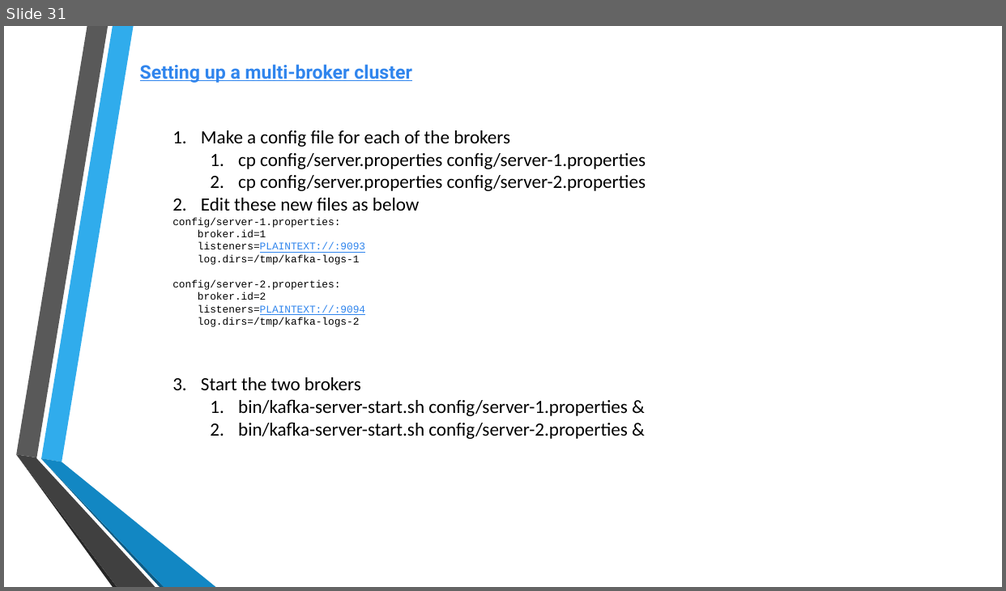
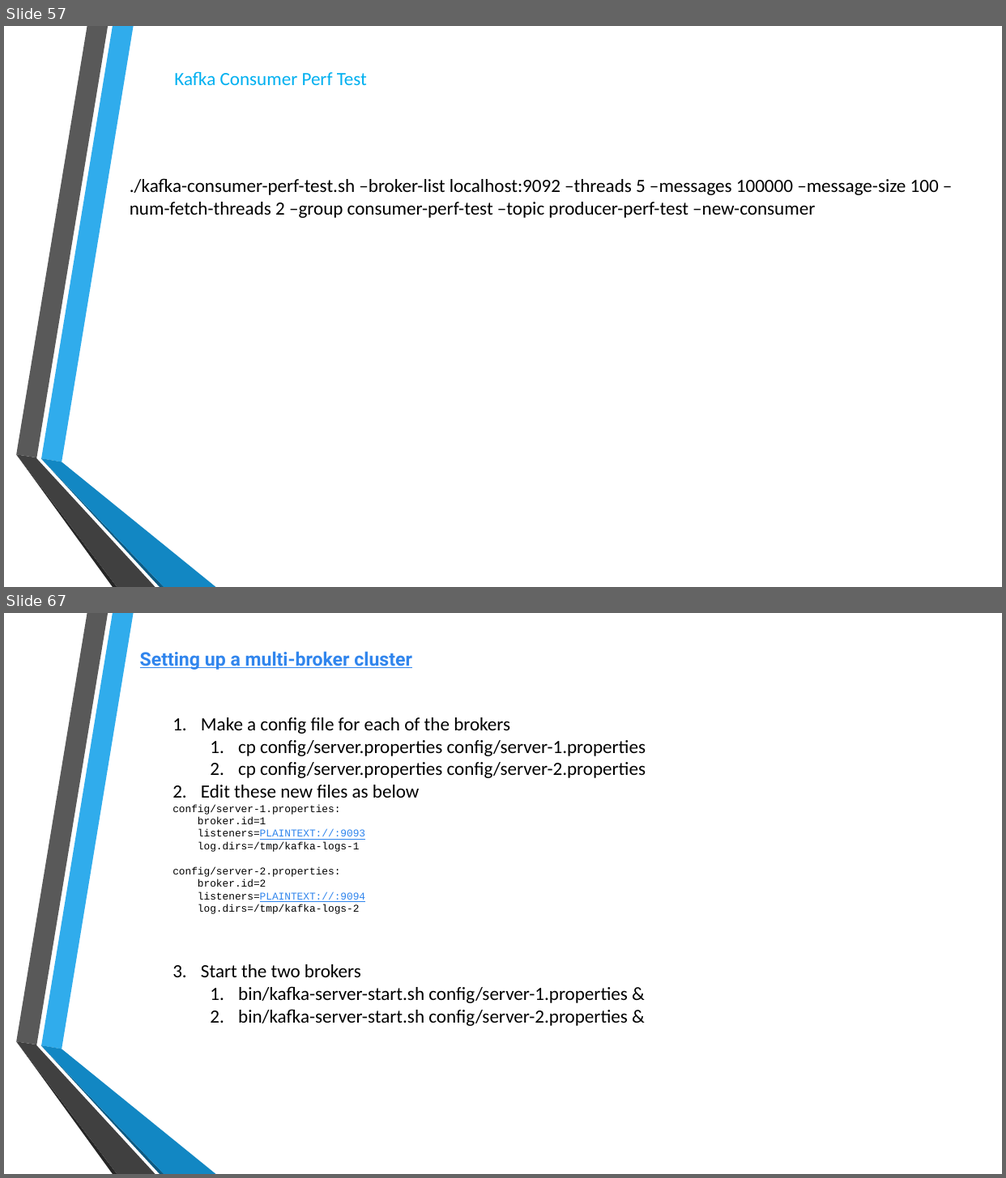
Before and after one commit to RobertLii/Tutorials, a slide deck: Kafka introduction.pptx. Shown one above the other, each under a label of ours: slide 31 before the commit, slides 57 and 67 after it; the slides between them are not shown. The pictures are 1006x591 and 1006x1178 pixels, drawn with LibreOffice and Linux fonts; fonts in the diff are those of the drawing; background and template pictures are left out. Boxes give left, top, right and bottom in pixels: in the first picture for what was removed or moved away, otherwise in the second. Text is boxed around its words. In the diff, an @@ line names an element or a change of style, - is before the commit and + after.

```diff
--- a/Kafka introduction.pptx
+++ b/Kafka introduction.pptx
@@ slide 57 added at (4,26,1002,587), background picture (left out); not listed: 6 template elements that a slide beside it also shows @@
@@ text added at (174,71,367,85), 18 pt, text #00B0F0 @@
+Kafka Consumer Perf Test
@@ text added at (130,178,939,218), 18 pt, text #000000 @@
+./kafka-consumer-perf-test.sh –broker-list localhost:9092 –threads 5 –messages 100000 –message-size 100 –num-fetch-threads 2 –group consumer-perf-test –topic producer-perf-test –new-consumer
@@ what was slide 31 is now slide 67 @@
```
Also in this commit, not shown: 2 slides changed, 35 other slides added.
